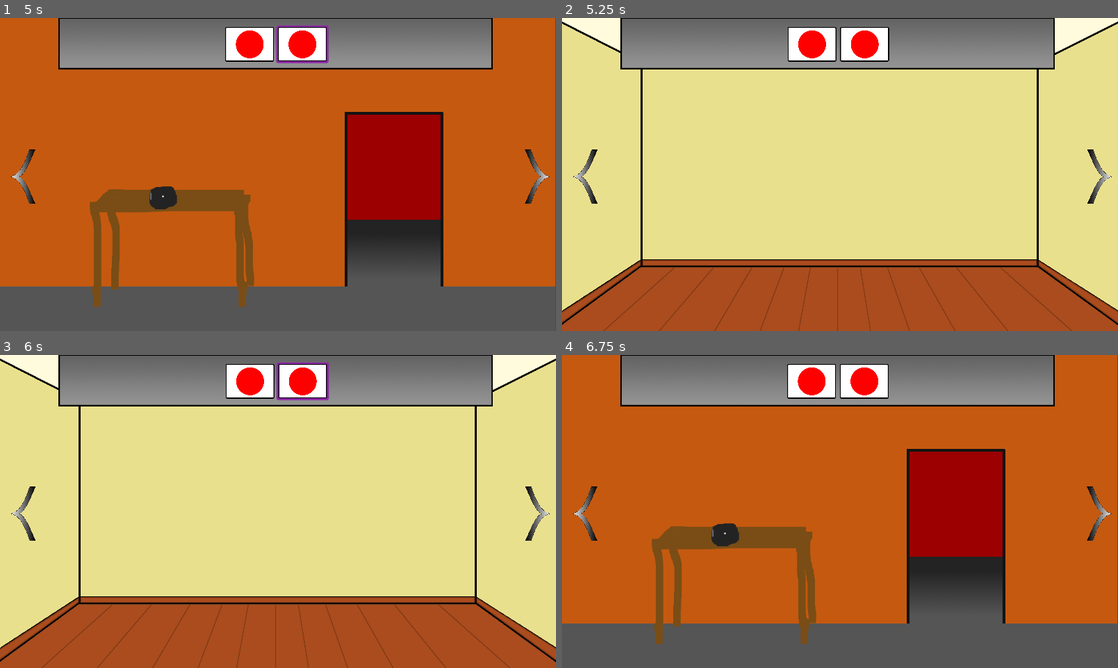
Above: before the commit, frames 1-4 (two rows, left to right).
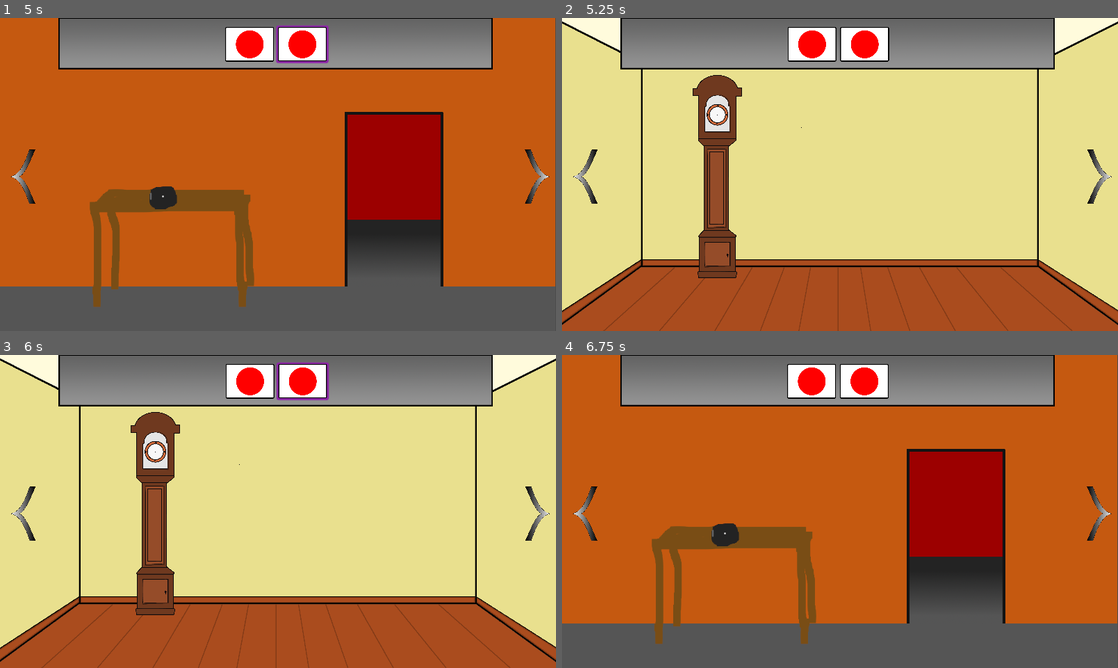
Above: after the commit, the same moments.

Repository: Paulpanther/GameJam11
Game: Godot game, scene res://Scenes/RoomSideTemplate.tscn
Same seed, same stepped clock (60 frames per second), same inputs: the game is played once before the commit and once after it.
Inputs (mouse positions are in pixels of both pictures, inside the frame that each line leads up to):
- Up to frame 1 (5 s): tap Enter at 0.5, 4.25 s; move the mouse to (161, 196) at 0.52 s; click (161, 196) at 0.67 s; move the mouse to (250, 46) at 1.27 s; click (250, 46) at 1.42 s; move the mouse to (300, 46) at 2.02 s; click (300, 46) at 2.17 s; move the mouse to (27, 46) at 2.77 s; click (27, 46) at 2.92 s; tap Space at 3.5 s; move the mouse to (250, 43) at 3.52 s; click (250, 43) at 3.67 s; move the mouse to (300, 43) at 4.27 s; click (300, 43) at 4.42 s
- Up to frame 2 (5.25 s): tap Space at 5 s; move the mouse to (578, 174) at 5.02 s; click (578, 174) at 5.17 s
- Up to frame 3 (6 s): tap Enter at 5.75 s; move the mouse to (300, 380) at 5.77 s; click (300, 380) at 5.92 s
- Up to frame 4 (6.75 s): tap Space at 6.5 s; move the mouse to (1095, 511) at 6.52 s; click (1095, 511) at 6.67 s

Frame 1 is identical in both runs. In frame 2, 4.1% of the frame differs, in the area x 0-100%, y 1-100%; in frame 3, 4.1%; in frame 4, nothing differs.

Commit message:
add Grandfatherclock to room1 and add detail view of gfc top

Diff:
--- /dev/null
+++ b/Scenes/GrandfatherClockTop.tscn
@@ -0,0 +1,49 @@
+[gd_scene load_steps=8 format=2]
+
+[ext_resource path="res://Sprites/Room1/Grandfather_closed.png" type="Texture" id=1]
+[ext_resource path="res://Sprites/Room1/clockhand_big.png" type="Texture" id=2]
+[ext_resource path="res://Sprites/Room1/clockhand_small.png" type="Texture" id=3]
+[ext_resource path="res://Sprites/wall1.png" type="Texture" id=4]
+[ext_resource path="res://Scenes/ExitInteractableButton.tscn" type="PackedScene" id=5]
+[ext_resource path="res://Scripts/grandfather_clock_top.gd" type="Script" id=6]
+
+[sub_resource type="RectangleShape2D" id=1]
+extents = Vector2( 6.56594, 14.3669 )
+
+[node name="GFCRoot" type="Node2D"]
+script = ExtResource( 6 )
+
+[node name="Sprite" type="Sprite" parent="."]
+position = Vector2( 32.5268, 53.7401 )
+scale = Vector2( 1.63282, 1.78044 )
+texture = ExtResource( 4 )
+
+[node name="GFC" type="Sprite" parent="."]
+texture = ExtResource( 1 )
+offset = Vector2( 517.644, 1059.06 )
+
+[node name="Hours" type="Sprite" parent="GFC"]
+rotation = 6.28319
+scale = Vector2( 0.08, 0.08 )
+texture = ExtResource( 3 )
+offset = Vector2( -606.907, -513.44 )
+
+[node name="Minutes" type="Sprite" parent="GFC"]
+rotation = 2.28464
+scale = Vector2( 0.08, 0.08 )
+texture = ExtResource( 2 )
+offset = Vector2( 416.93, -604.359 )
+
+[node name="Area2D" type="Area2D" parent="GFC/Minutes"]
+
+[node name="CollisionShape2D" type="CollisionShape2D" parent="GFC/Minutes/Area2D"]
+position = Vector2( 11.3766, -1023.62 )
+scale = Vector2( 19.981, 70.445 )
+shape = SubResource( 1 )
+
+[node name="Camera2D" type="Camera2D" parent="."]
+current = true
+
+[node name="Button" parent="." instance=ExtResource( 5 )]
+position = Vector2( -831.558, -412.95 )
+[connection signal="input_event" from="GFC/Minutes/Area2D" to="." method="_on_Area2D_input_event"]
--- a/Scenes/Room1/Room1.tscn
+++ b/Scenes/Room1/Room1.tscn
@@ -1,14 +1,33 @@
-[gd_scene load_steps=4 format=2]
+[gd_scene load_steps=5 format=2]
 
 [ext_resource path="res://Sprites/wall1.png" type="Texture" id=1]
 [ext_resource path="res://Scripts/Room1/room1.gd" type="Script" id=2]
 [ext_resource path="res://Scenes/HUD.tscn" type="PackedScene" id=3]
+[ext_resource path="res://Sprites/Room1/Grandfather_closed.png" type="Texture" id=4]
 
-[node name="RoomSide" type="Node2D"]
+[node name="Room1" type="Node2D"]
 script = ExtResource( 2 )
 
-[node name="Sprite" type="Sprite" parent="."]
-position = Vector2( 958.79, 539.716 )
+[node name="Background" type="Sprite" parent="."]
+position = Vector2( 959.591, 539.445 )
 texture = ExtResource( 1 )
 
 [node name="HUD" parent="." instance=ExtResource( 3 )]
+
+[node name="GrandfatherClock" type="Sprite" parent="."]
+position = Vector2( 639.792, 546.558 )
+scale = Vector2( 0.2, 0.2 )
+texture = ExtResource( 4 )
+
+[node name="GFCTop" type="Area2D" parent="GrandfatherClock"]
+
+[node name="CollisionPolygon2D" type="CollisionPolygon2D" parent="GrandfatherClock/GFCTop"]
+position = Vector2( 0.168945, 4.47534 )
+polygon = PoolVector2Array( -938.343, -1521.53, -867.472, -1523.89, -799.702, -1642.26, -673.55, -1720.7, -496.562, -1752.54, -315.829, -1706.65, -192.887, -1592.63, -167.428, -1529.4, -94.9832, -1523.89, -90.8157, -1394.1, -200.502, -1393.17, -186.333, -624.347, -311.816, -524.148, -745.389, -526.021, -836.223, -621.538, -838.096, -1383.8, -942.042, -1392.23 )
+
+[node name="GFCBottom" type="Area2D" parent="GrandfatherClock"]
+
+[node name="CollisionPolygon2D" type="CollisionPolygon2D" parent="GrandfatherClock/GFCBottom"]
+position = Vector2( -0.662842, 1.32568 )
+polygon = PoolVector2Array( -836.331, 1022, -742.324, 925.191, -319.998, 926.594, -190.915, 1014.99, -206.349, 1050.06, -209.155, 1629.54, -178.287, 1643.57, -190.915, 1741.78, -836.331, 1745.99, -857.377, 1646.37, -834.927, 1640.76, -829.315, 1058.48 )
+[connection signal="input_event" from="GrandfatherClock/GFCTop" to="." method="_on_GFCTop_input_event"]
--- a/Scripts/Room1/room1.gd
+++ b/Scripts/Room1/room1.gd
@@ -1 +1,8 @@
 extends Node
+
+
+
+
+func _on_GFCTop_input_event(viewport, event, shape_idx):
+	if (event is InputEventMouseButton && event.pressed):
+		SceneStack.switch_scene("res://Scenes/GrandfatherClockTop.tscn")
--- /dev/null
+++ b/Scripts/global_flower_pot.gd
@@ -0,0 +1,3 @@
+extends Node
+
+var minutes = 0
--- /dev/null
+++ b/Scripts/grandfather_clock_top.gd
@@ -0,0 +1,63 @@
+extends Node2D
+
+
+var minute_following = false
+
+# Called when the node enters the scene tree for the first time.
+func _ready():
+	update_hands()
+	pass # Replace with function body.
+
+
+func _process(delta):
+	if minute_following:
+		move_minute_hand(delta)
+		update_hands()
+
+
+func get_rotation_hour_deg():
+	return (fmod(GlobalFlowerPot.minutes, 720.0) / 720.0) * 360.0
+
+
+func get_rotation_minute_deg():
+	return (fmod(GlobalFlowerPot.minutes, 60.0) / 60.0) * 360.0
+
+func update_hands():
+	get_node("GFC/Hours").rotation_degrees = get_rotation_hour_deg()
+	get_node("GFC/Minutes").rotation_degrees = get_rotation_minute_deg()
+
+
+func _on_Area2D_input_event(viewport, event, shape_idx):
+	if (event is InputEventMouseButton && event.pressed):
+		minute_following = !minute_following
+
+func move_minute_hand(delta):
+	var target_angle = rad2deg(get_global_mouse_position().angle()) +90
+	print(target_angle)
+	var current_angle = (fmod(GlobalFlowerPot.minutes, 60.0) / 60.0) * 360
+
+	var a = target_angle - current_angle
+	if(a > 180):
+		a -= 360
+	elif(a < -180):
+		a += 360
+
+	var a_normalized = a / abs(a)
+
+	GlobalFlowerPot.minutes += a_normalized * delta * 50
+
+
+
+#var target_angle = get_parent().get_parent().get_node("player").get_angle() + 45
+#	var current_angle = rad2deg(global_rotation)
+#
+#
+#	var a = target_angle - current_angle
+#	if(a > 180):
+#		a -= 360
+#	elif(a < -180):
+#		a += 360
+#
+#	var a_normalized = a / abs(a)
+#
+#	rotate(a_normalized * delta * 4.5)
--- a/Scripts/room_handler.gd
+++ b/Scripts/room_handler.gd
@@ -8,7 +8,7 @@
 var root
 
 func _ready():
-    root = get_tree().get_root()
+	root = get_tree().get_root()
 
 func change_room(left):
 	call_deferred("_change_room_deferred", left)
--- a/Scripts/scene_stack.gd
+++ b/Scripts/scene_stack.gd
@@ -5,7 +5,7 @@
 var root
 
 func _ready():
-    root = get_tree().get_root()
+	root = get_tree().get_root()
 
 func switch_scene(to_scene):
 	call_deferred("_switch_scene_deferred", to_scene)
--- a/project.godot
+++ b/project.godot
@@ -24,6 +24,7 @@
 SceneStack="*res://Scripts/scene_stack.gd"
 Items="*res://Scripts/items.gd"
 RoomHandler="*res://Scripts/room_handler.gd"
+GlobalFlowerPot="*res://Scripts/global_flower_pot.gd"
 
 [display]
 
Binary file added: Sprites/Room1/Grandfather_closed.png
Not shown, added: Sprites/Room1/Grandfather_closed.png.import
Binary file added: Sprites/Room1/clockhand_big.png
Not shown, added: Sprites/Room1/clockhand_big.png.import
Binary file added: Sprites/Room1/clockhand_small.png
Not shown, added: Sprites/Room1/clockhand_small.png.import
